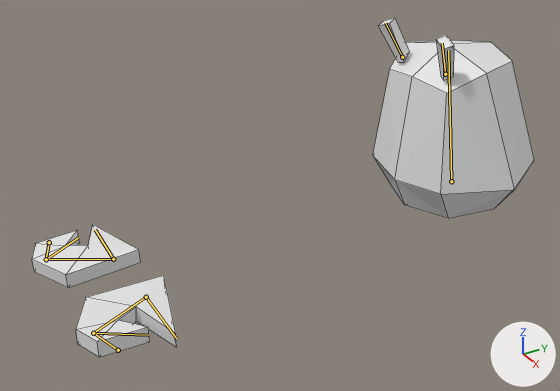
One commit to the Blender file Assets/antsy.blend: the scene before it, then after it.
Before and after are seen from a 50 mm camera at (5.76, -5.84, 3.96) aimed at (0.01, -2.3, 0.51). The axes (+X, +Y, +Z) are drawn at lower right. The lights are the same throughout. Both versions are drawn at frame 13 of the action 'attack'; the numbers are the values there. The bones that bend it are drawn over the model as lines. Mesh edges are drawn as thin lines.
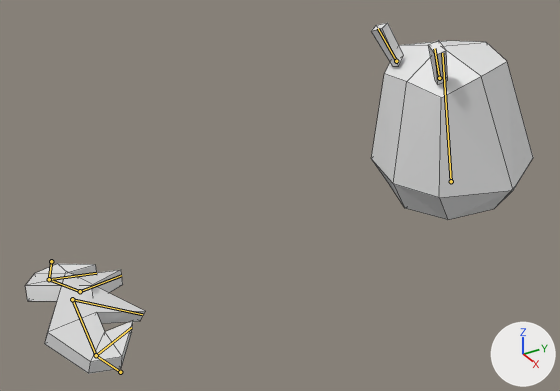
The change, as a list of edits to the scene's bpy script:
```text
Change bone_torso:
    where bone_torso = bpy.data.objects['Armature'].pose.bones['Torso']
    bone_torso.location: (0.0, 0.0, 0.008) -> (0.0, 0.0, 0.011)
    bone_torso.rotation_quaternion: (0.998, 0.05, 0.0, 0.0) -> (0.997, 0.075, 0.0, 0.0)  # degrees (6, 0, 0) -> degrees (9, 0, 0)
Change bone_hand_l:
    where bone_hand_l = bpy.data.objects['Armature'].pose.bones['Hand.L']  # child of 'Arm.L'
    bone_hand_l.location: (-2.787, -0.273, -0.527) -> (-0.021, -0.005, 0.008)
    bone_hand_l.rotation_quaternion: (1.0, 0.0, 0.0, 0.0) -> (0.873, 0.049, -0.17, -0.414)  # degrees (0, 0, 0) -> degrees (14, -15, -53)
Change bone_thumb_l:
    where bone_thumb_l = bpy.data.objects['Armature'].pose.bones['Thumb.L']  # child of 'Arm.L'
    bone_thumb_l.location: (-1.772, 2.004, -0.729) -> (-0.103, -0.182, -0.023)
    bone_thumb_l.rotation_quaternion: (1.0, 0.0, 0.0, 0.0) -> (0.899, -0.063, -0.088, -0.391)  # degrees (0, 0, 0) -> degrees (-3, -12, -47)
Change bone_hand_r:
    where bone_hand_r = bpy.data.objects['Armature'].pose.bones['Hand.R']  # child of 'Arm.R'
    bone_hand_r.location: (2.687, -1.125, -0.41) -> (0.077, -0.106, -0.03)
    bone_hand_r.rotation_quaternion: (1.0, 0.0, 0.0, 0.0) -> (0.812, 0.109, 0.175, 0.496)  # degrees (0, 0, 0) -> degrees (22, 11, 65)
Change bone_thumb_r:
    where bone_thumb_r = bpy.data.objects['Armature'].pose.bones['Thumb.R']  # child of 'Arm.R'
    bone_thumb_r.location: (2.48, 1.581, -0.313) -> (0.253, -0.144, -0.084)
    bone_thumb_r.rotation_quaternion: (1.0, 0.0, 0.0, 0.0) -> (0.841, -0.039, 0.087, 0.489)  # degrees (0, 0, 0) -> degrees (1, 11, 60)
```

Pixel boxes [x1, y1, x2, y2] of what changed, in the pictures (560 x 391 px):
'Cube', posed
    before: [32, 18, 534, 357]
    after: [25, 22, 533, 374]
bone 'Torso', root to tip
    before: (451, 181) to (448, 50)
    after: (451, 181) to (442, 53)
bone 'Hand.L', root to tip
    before: (46, 259) to (113, 259)
    after: (49, 279) to (80, 291)
bone 'Thumb.L', root to tip
    before: (46, 259) to (78, 237)
    after: (49, 279) to (96, 273)
bone 'Hand.R', root to tip
    before: (93, 333) to (146, 297)
    after: (96, 355) to (72, 299)
bone 'Thumb.R', root to tip
    before: (93, 333) to (148, 335)
    after: (96, 355) to (131, 327)
